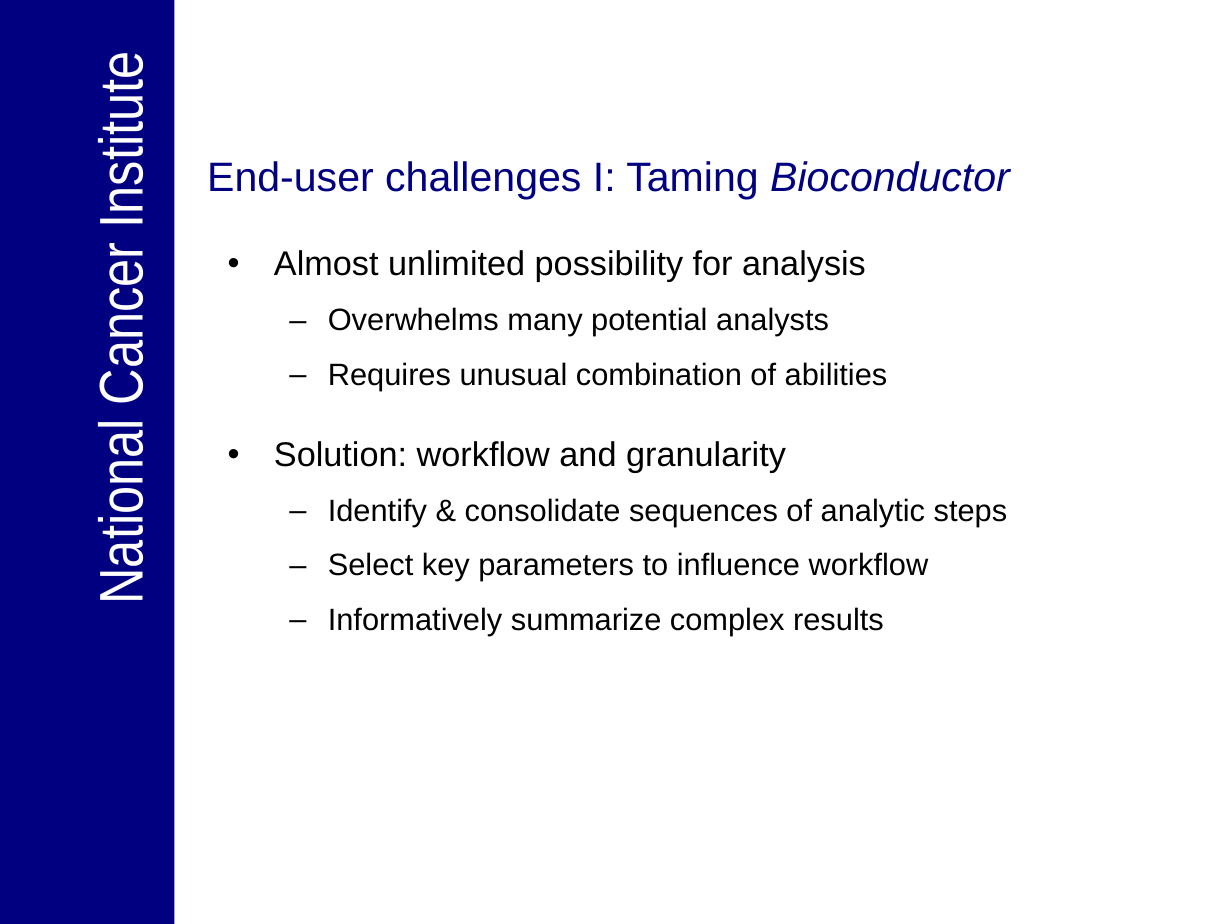
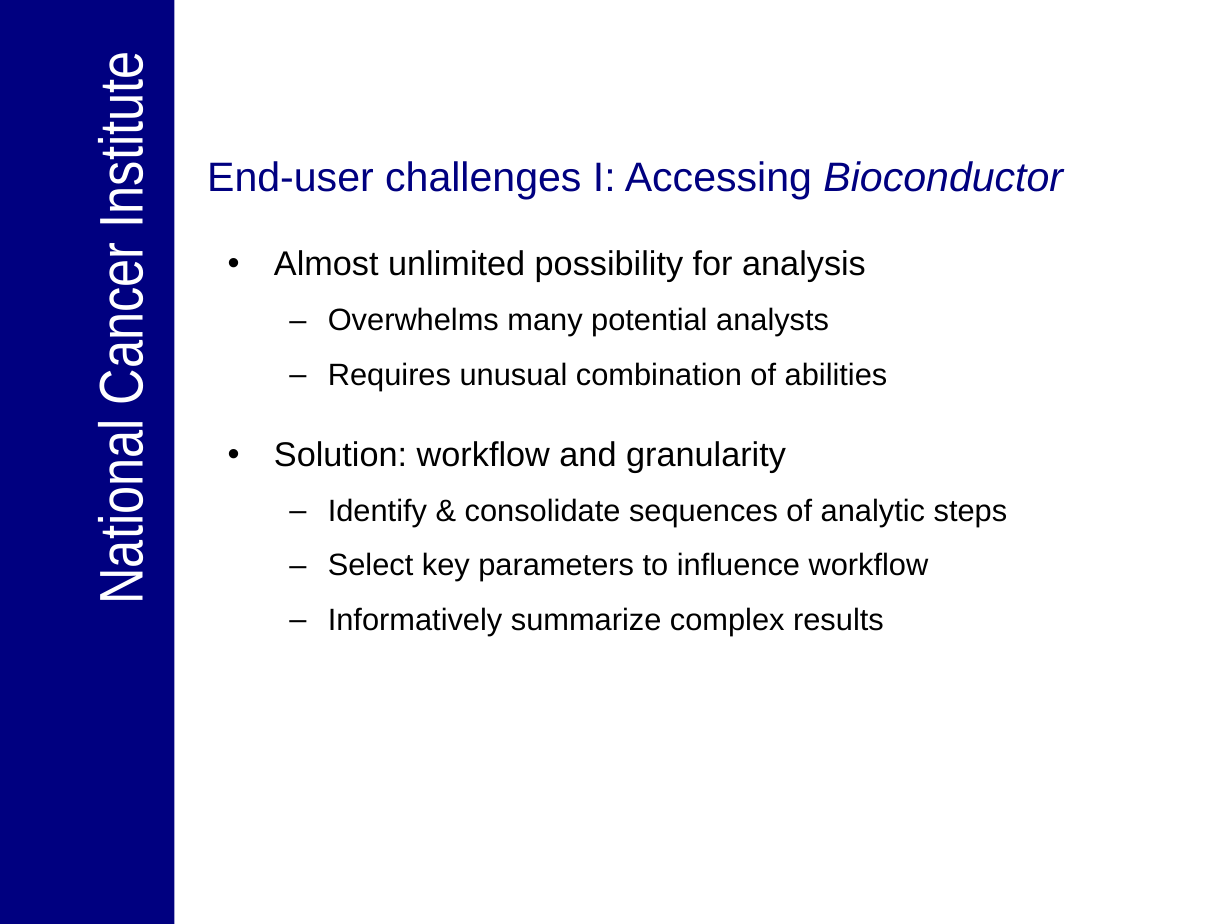
Before and after one commit to NCIP/bioconductor, a slide deck: slide 5 of bioconductor/Presentations/Engaging_endusers_panel_01032007.ppt. Drawn at 1232x924 pixels with LibreOffice and Linux fonts; fonts in the diff are those of the drawing; background and template pictures are left out. Boxes give left, top, right and bottom in pixels: in the first picture for what was removed or moved away, otherwise in the second. Text is boxed around its words. In the diff, an @@ line names an element or a change of style, - is before the commit and + after.

```diff
--- a/bioconductor/Presentations/Engaging_endusers_panel_01032007.ppt
+++ b/bioconductor/Presentations/Engaging_endusers_panel_01032007.ppt
@@ title at <box>207,161,1063,199</box>: text changed @@
-End-user challenges I: Taming Bioconductor
+End-user challenges I: Accessing Bioconductor
```
Also in this commit, not shown: 2 other slides changed, 1 slide added, 1 slide removed.
